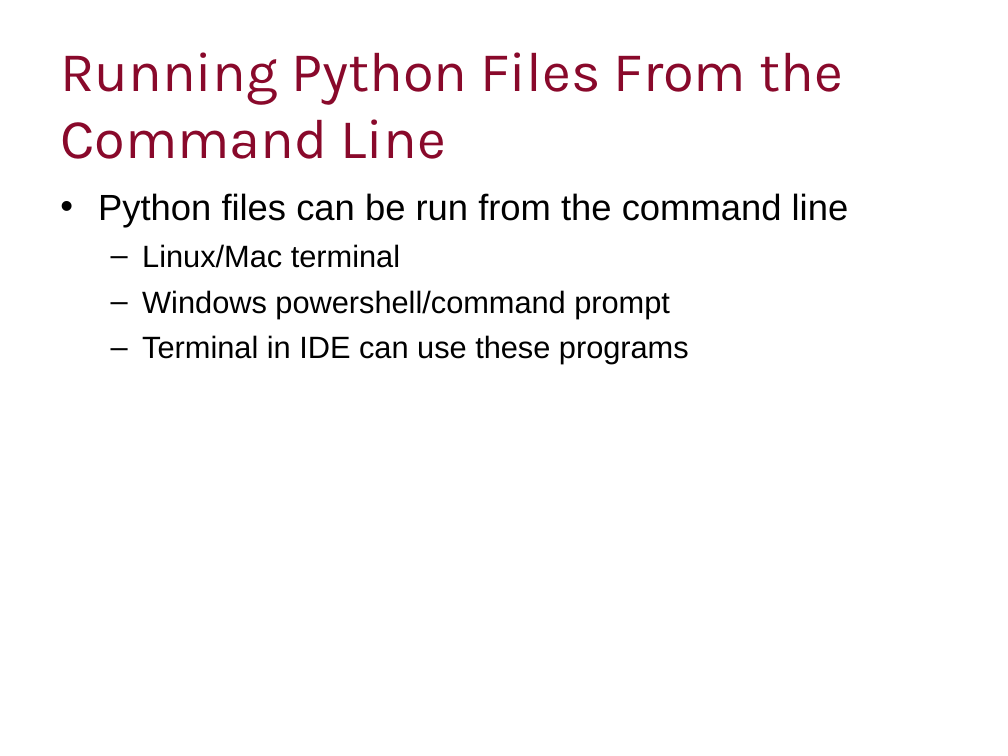
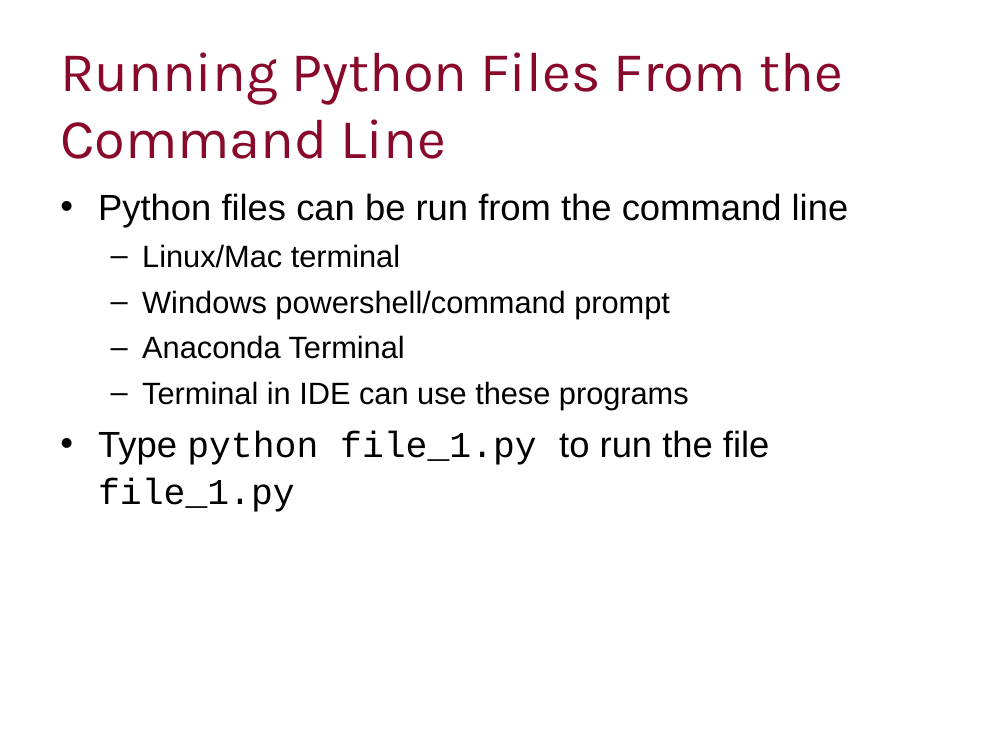
Before and after one commit to ImperialCollegeLondon/RCDS-managing-and-running-python-effectively, a slide deck: slide 21 of Managing and Running Python Effectively.pptx. Drawn at 1008x756 pixels with LibreOffice and Linux fonts; fonts in the diff are those of the drawing; background and template pictures are left out. Boxes give left, top, right and bottom in pixels: in the first picture for what was removed or moved away, otherwise in the second. Text is boxed around its words. In the diff, an @@ line names an element or a change of style, - is before the commit and + after.

Commit message:
Running in IDEs

```diff
--- a/Managing and Running Python Effectively.pptx
+++ b/Managing and Running Python Effectively.pptx
@@ text at <box>142,335,405,359</box>: paragraph added @@
+  – Anaconda Terminal
@@ text at <box>98,430,769,512</box>: paragraph added @@
+• Type python file_1.py to run the file file_1.py
```
Also in this commit, not shown: 2 slides added, 2 other files.
